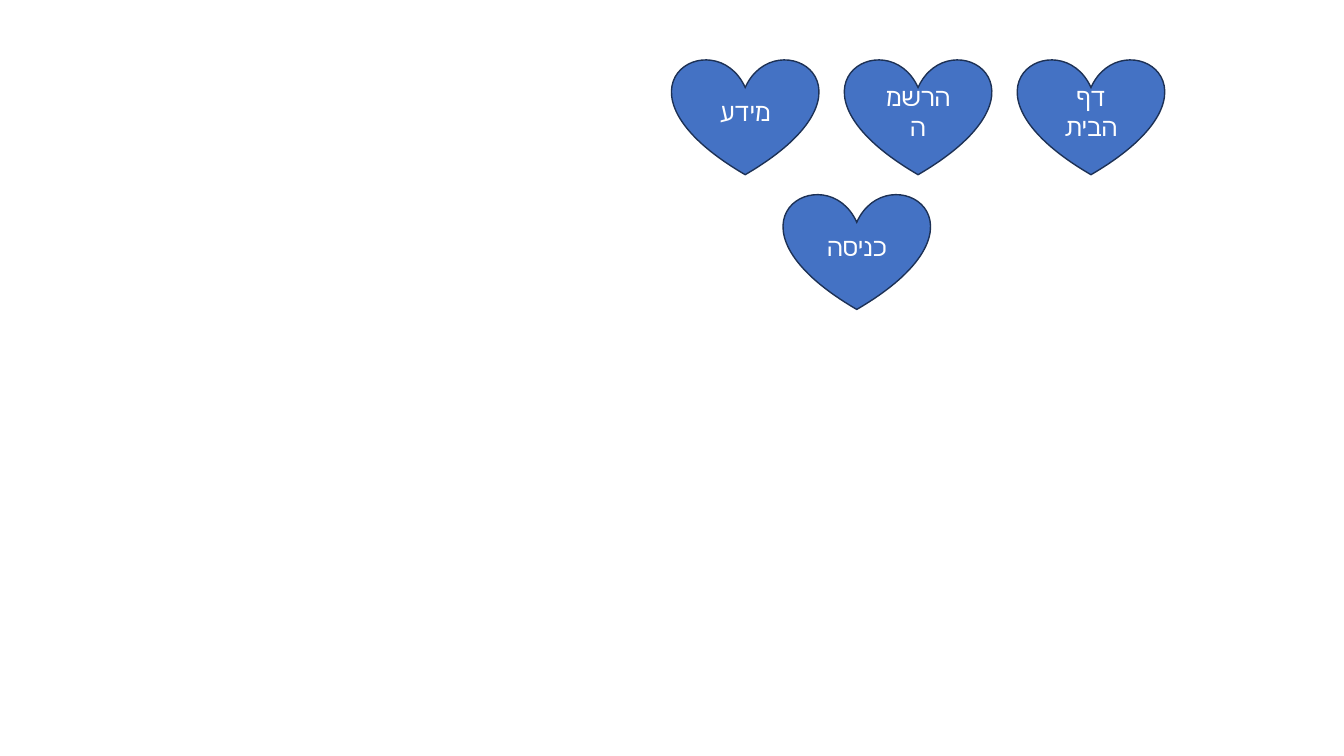
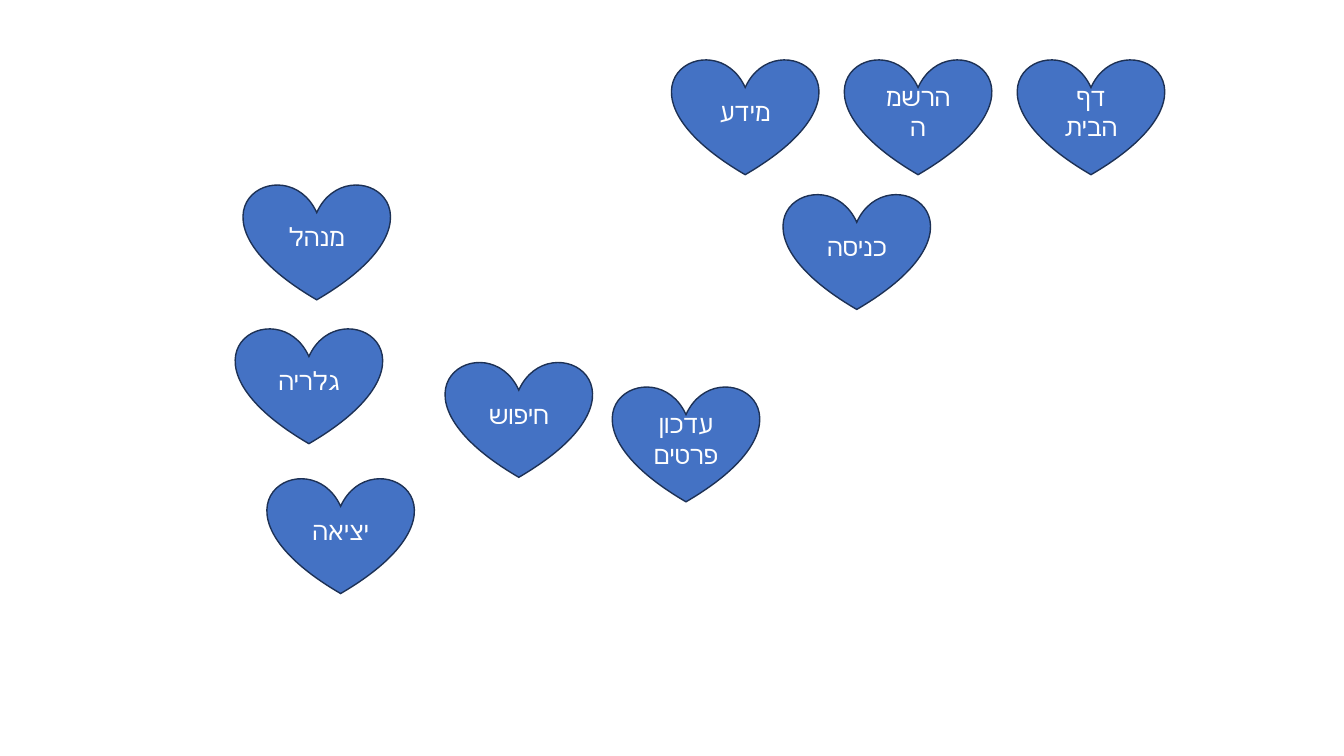
Before and after one commit to Dan-e123/web-sites, a slide deck: slide 1 of DanElalWebsite/photos/מצגת1.pptx. Drawn at 1344x756 pixels with LibreOffice and Linux fonts; fonts in the diff are those of the drawing. Boxes give left, top, right and bottom in pixels: in the first picture for what was removed or moved away, otherwise in the second. Text is boxed around its words. In the diff, an @@ line names an element or a change of style, - is before the commit and + after.

```diff
--- a/DanElalWebsite/photos/מצגת1.pptx
+++ b/DanElalWebsite/photos/מצגת1.pptx
@@ heart added at <box>244,184,390,299</box>, fill #4472C4, outline #1E3256 1 pt, 18 pt, text #FFFFFF @@
+מנהל
@@ heart added at <box>236,328,382,444</box>, fill #4472C4, outline #1E3256 1 pt, 18 pt, text #FFFFFF @@
+גלריה
@@ heart added at <box>446,361,592,477</box>, fill #4472C4, outline #1E3256 1 pt, 18 pt, text #FFFFFF @@
+חיפוש
@@ heart added at <box>613,386,759,502</box>, fill #4472C4, outline #1E3256 1 pt, 18 pt, text #FFFFFF @@
+עדכון פרטים
@@ heart added at <box>267,478,413,594</box>, fill #4472C4, outline #1E3256 1 pt, 18 pt, text #FFFFFF @@
+יציאה
```
Also in this commit, not shown: 6 other files.
